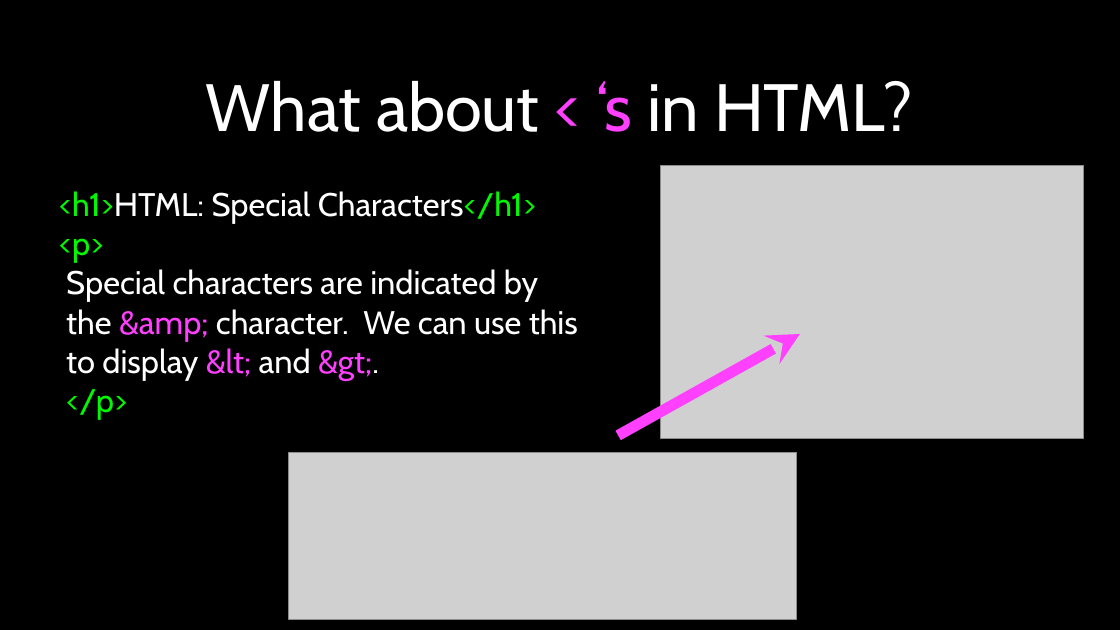
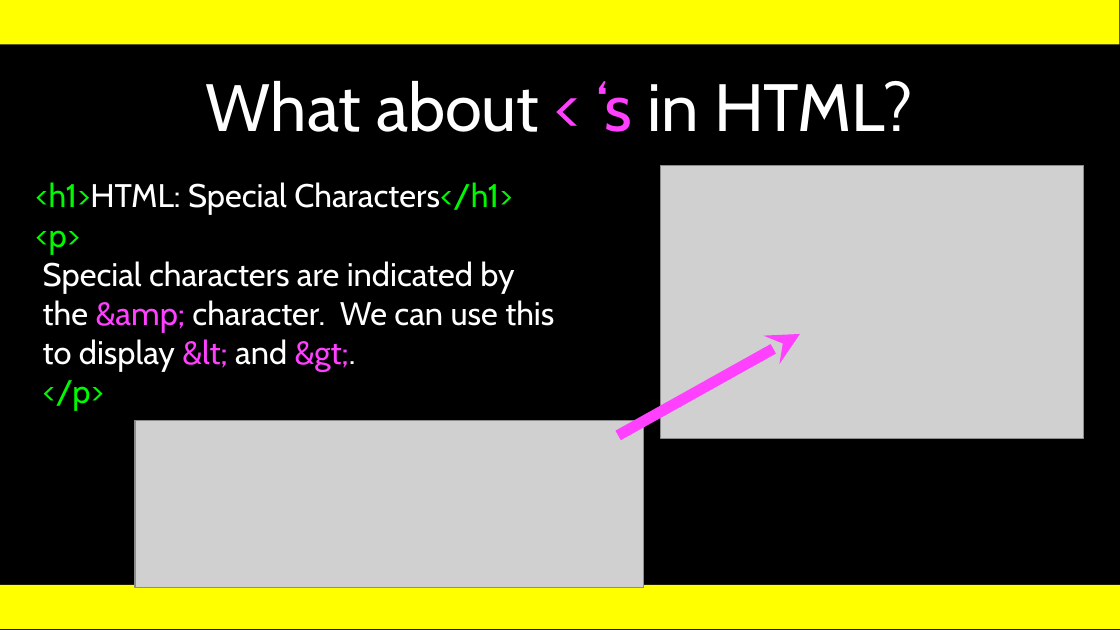
Before and after one commit to csev/wa4e, a slide deck: slide 7 of lectures/Web-01-HTML.ppt. Drawn at 1120x630 pixels with LibreOffice and Linux fonts; fonts in the diff are those of the drawing; grey boxes stand for pictures. Boxes give left, top, right and bottom in pixels: in the first picture for what was removed or moved away, otherwise in the second. Text is boxed around its words. In the diff, an @@ line names an element or a change of style, - is before the commit and + after.

Commit message:
Add sample HTML

```diff
--- a/lectures/Web-01-HTML.ppt
+++ b/lectures/Web-01-HTML.ppt
@@ rectangle added at (0,0,1119,45), fill #FFFF00 @@
@@ text "<h1>HTML: Special Characters</h1>": place and size @@
-text "<h1>HTML: Special Characters</h1>" at (59,191,578,420)
+text "<h1>HTML: Special Characters</h1>" at (35,182,554,411)
@@ picture: place and size @@
-picture at (288,452,796,619)
+picture at (134,421,643,588)
@@ rectangle at (0,585,1120,629): fill #000000 to #FFFF00 @@
```
Also in this commit, not shown: 38 other slides changed, 9 other files.
